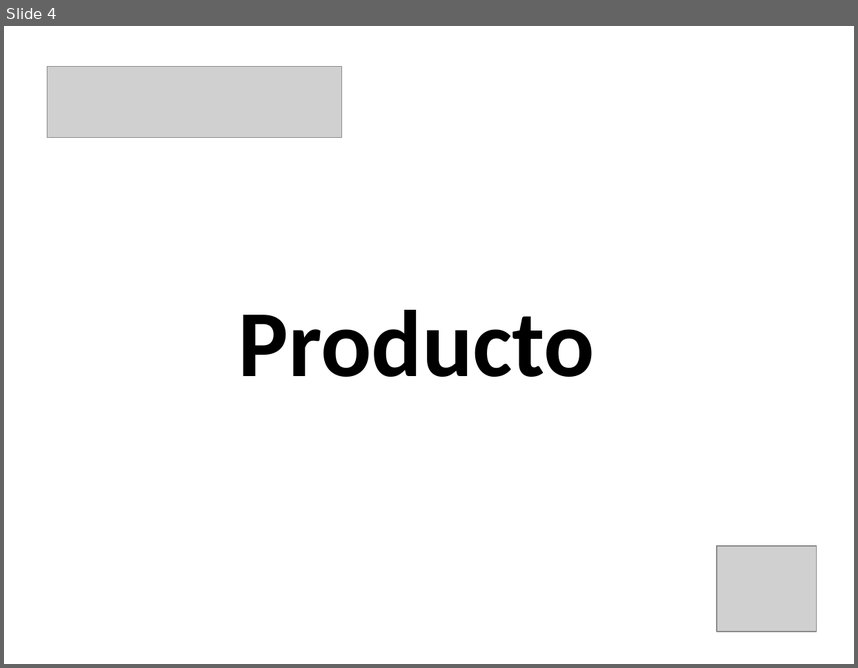
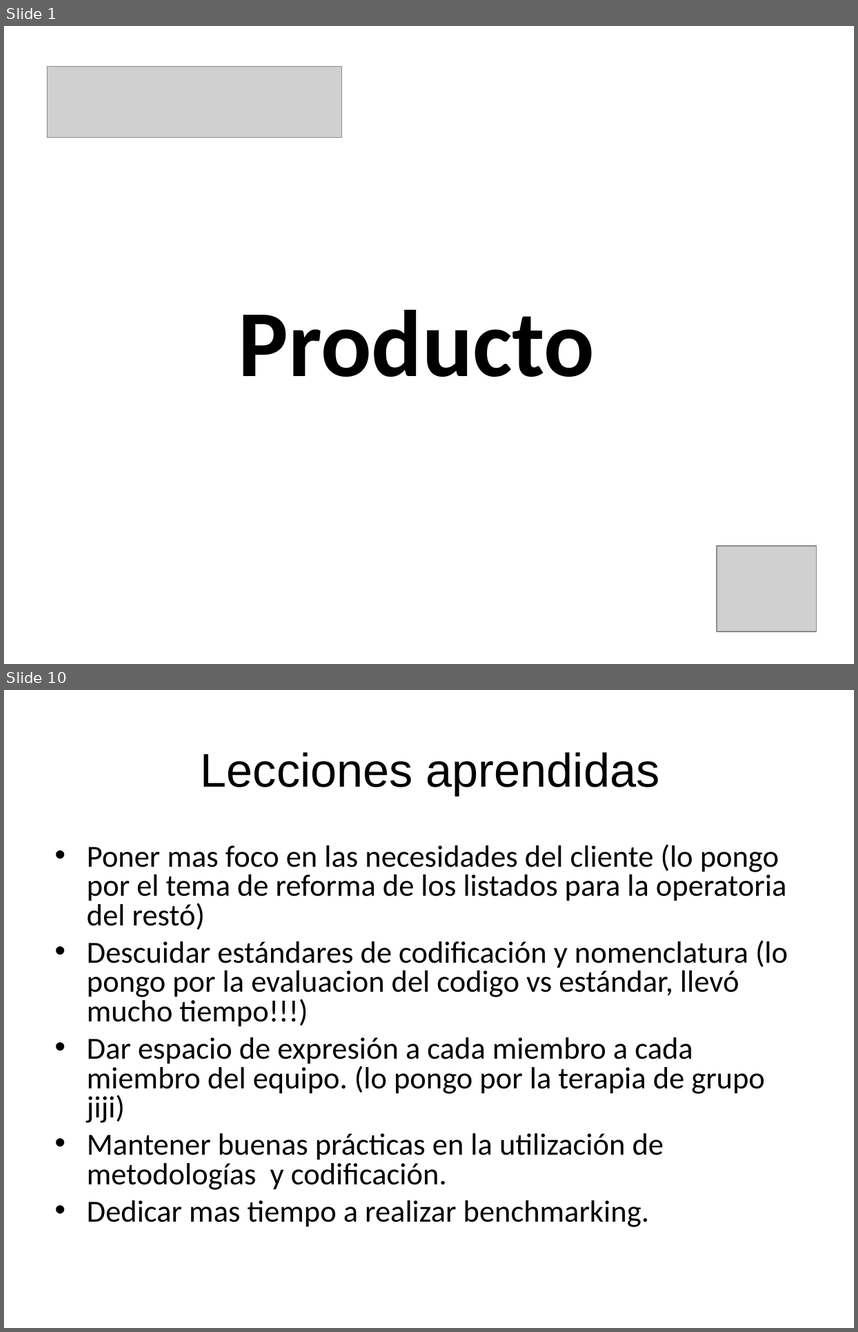
Before and after one commit to lucasdicesaro/reser-bar, a slide deck: documentacion/Presentacion Final ReserBar/Karina/Presentación con gestion del proyecto.ppt. Shown one above the other, each under a label of ours: slide 4 before the commit, slides 1 and 10 after it; the slides between them are not shown. The pictures are 858x668 and 858x1332 pixels, drawn with LibreOffice and Linux fonts; fonts in the diff are those of the drawing; grey boxes stand for pictures. Boxes give left, top, right and bottom in pixels: in the first picture for what was removed or moved away, otherwise in the second. Text is boxed around its words. In the diff, an @@ line names an element or a change of style, - is before the commit and + after.

```diff
--- a/documentacion/Presentacion Final ReserBar/Karina/Presentación con gestion del proyecto.ppt
+++ b/documentacion/Presentacion Final ReserBar/Karina/Presentación con gestion del proyecto.ppt
@@ slide 10 added at (4, 690, 854, 1328), background #FFFFFF @@
@@ title added at (201, 752, 660, 796), 40 pt, text #000000 @@
+Lecciones aprendidas
@@ text added at (87, 844, 788, 1227), 26 pt, text #000000 @@
+• Poner mas foco en las necesidades del cliente (lo pongo por el tema de reforma de los listados para la operatoria del restó)
+• Descuidar estándares de codificación y nomenclatura (lo pongo por la evaluacion del codigo vs estándar, llevó mucho tiempo!!!)
+• Dar espacio de expresión a cada miembro a cada miembro del equipo. (lo pongo por la terapia de grupo jiji)
+• Mantener buenas prácticas en la utilización de metodologías y codificación.
+• Dedicar mas tiempo a realizar benchmarking.
@@ what was slide 4 is now slide 1 @@
```
Also in this commit, not shown: 3 slides changed, 8 other slides added.
